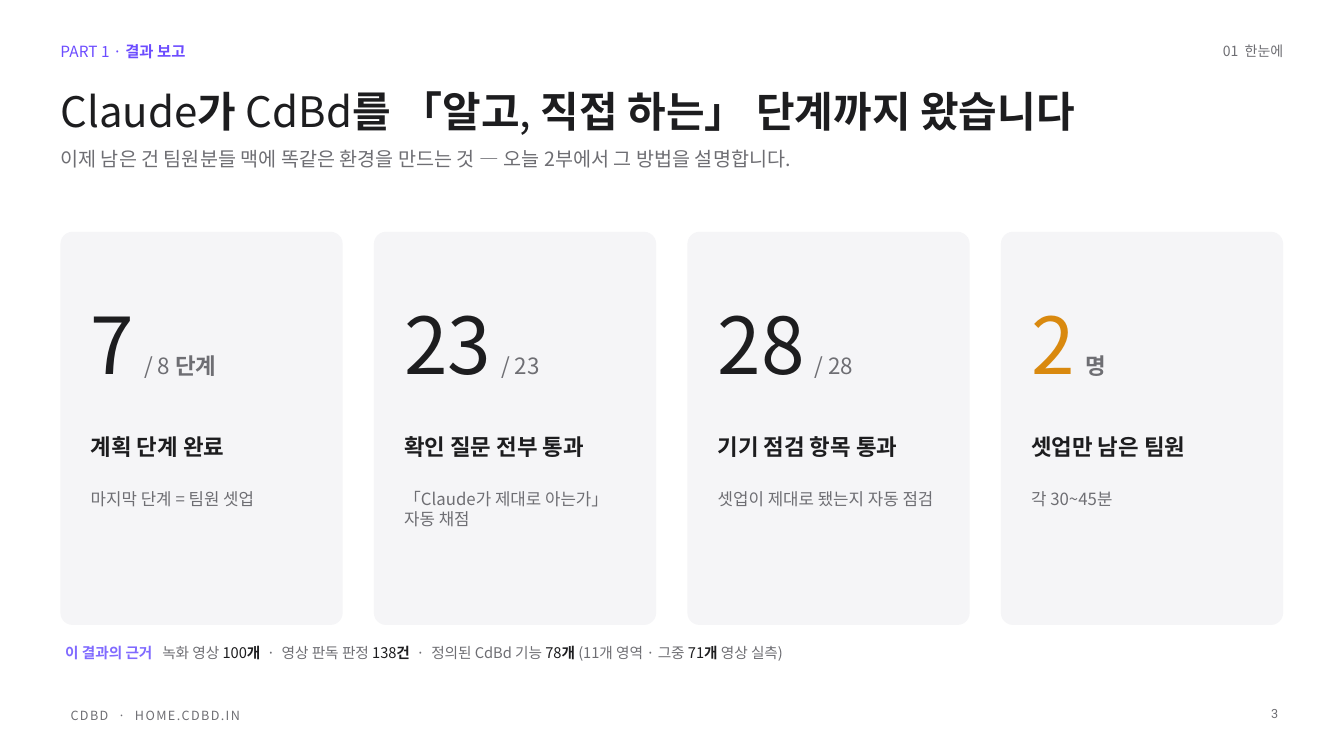
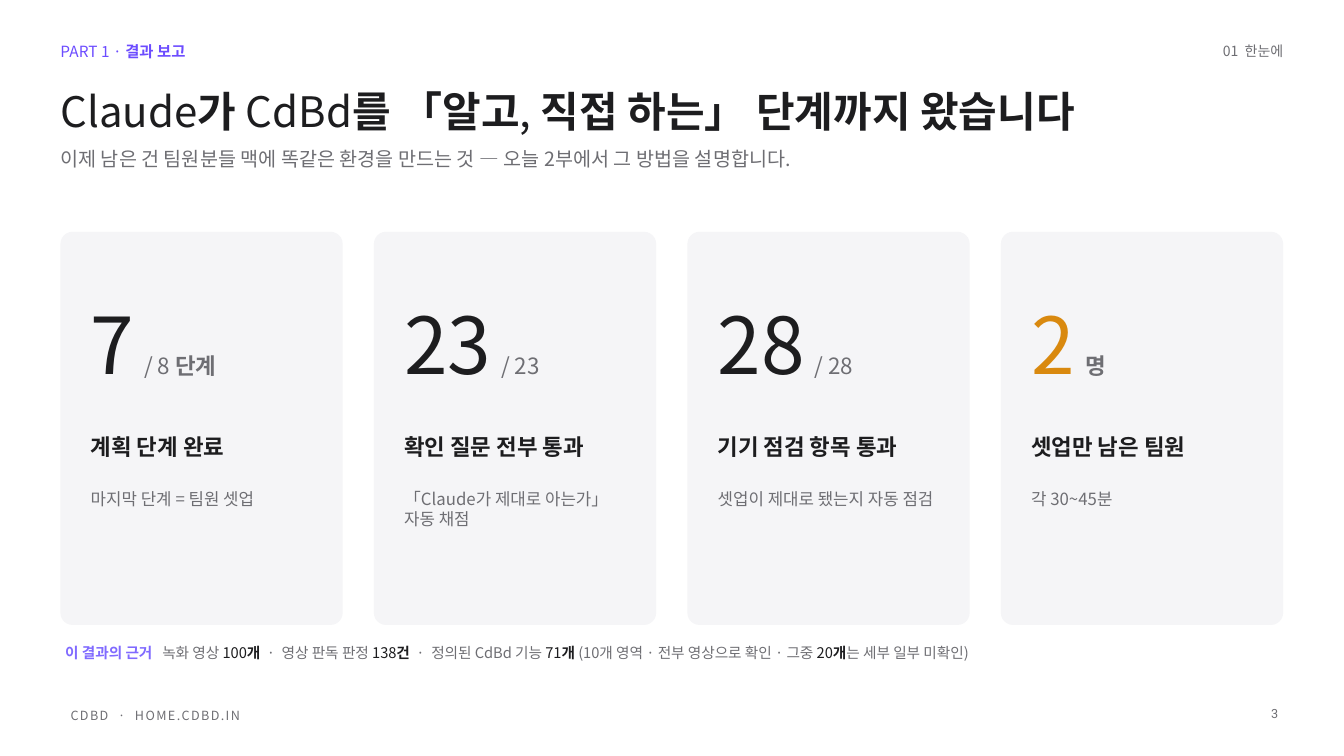
Before and after one commit to CdBd-in/design, a slide deck: slide 3 of _기능별 경로 가이드 — 결과 보고 발표 (2026-10-02).pptx. Drawn at 1344x756 pixels with LibreOffice and Linux fonts; fonts in the diff are those of the drawing. Boxes give left, top, right and bottom in pixels: in the first picture for what was removed or moved away, otherwise in the second. Text is boxed around its words. In the diff, an @@ line names an element or a change of style, - is before the commit and + after.

```diff
--- a/_기능별 경로 가이드 — 결과 보고 발표 (2026-10-02).pptx
+++ b/_기능별 경로 가이드 — 결과 보고 발표 (2026-10-02).pptx
@@ text at bbox=[65, 645, 968, 661]: text changed @@
-이 결과의 근거 녹화 영상 100개 · 영상 판독 판정 138건 · 정의된 CdBd 기능 78개 (11개 영역 · 그중 71개 영상 실측)
+이 결과의 근거 녹화 영상 100개 · 영상 판독 판정 138건 · 정의된 CdBd 기능 71개 (10개 영역 · 전부 영상으로 확인 · 그중 20개는 세부 일부 미확인)
```
